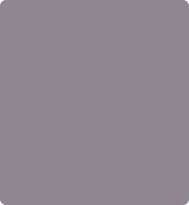
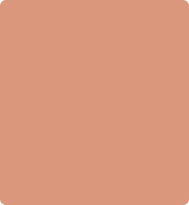
The second 189 x 205 image is a revision of the first. Changes to its layers:
added layer "orange" (60%) above "dark purple" over [0,0,189,205]
hid "dark purple" over [0,0,189,205]
